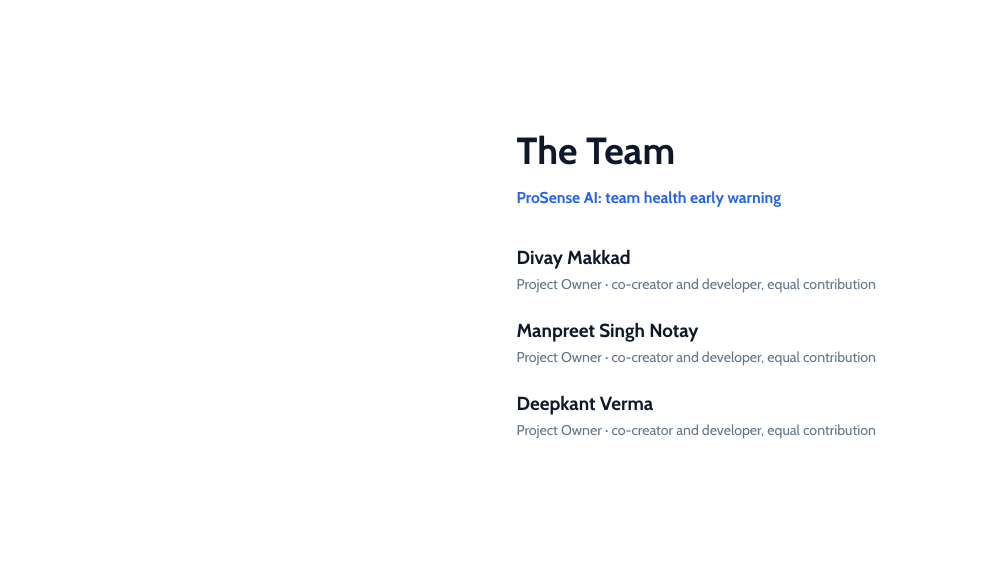
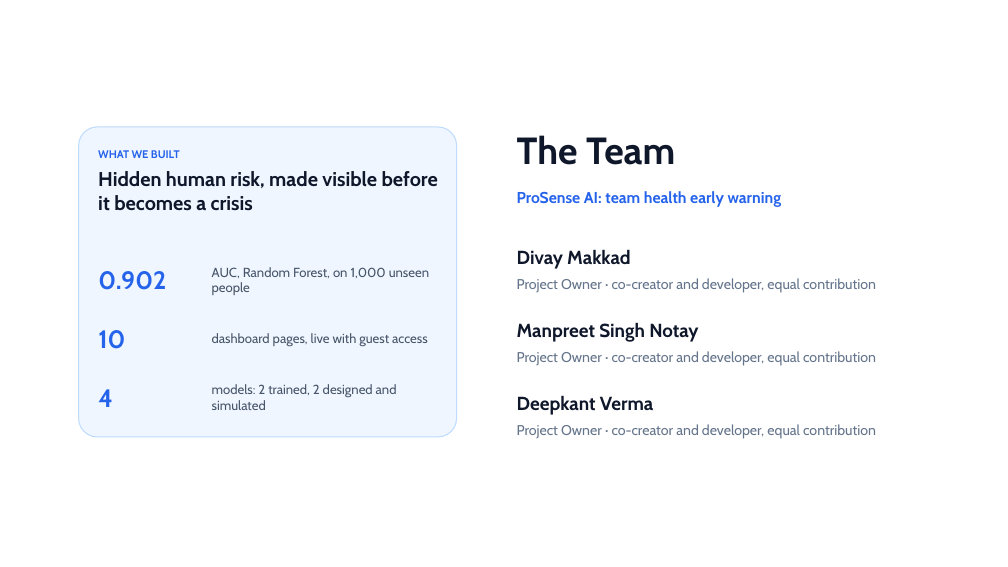
Before and after one commit to deepkantmba-collab/prosense-dashboard, a slide deck: slide 2 of deck/ProSense_AI_Capstone_Deck.pptx. Drawn at 1008x567 pixels with LibreOffice and Linux fonts; fonts in the diff are those of the drawing. Boxes give left, top, right and bottom in pixels: in the first picture for what was removed or moved away, otherwise in the second. Text is boxed around its words. In the diff, an @@ line names an element or a change of style, - is before the commit and + after.

```diff
--- a/deck/ProSense_AI_Capstone_Deck.pptx
+++ b/deck/ProSense_AI_Capstone_Deck.pptx
@@ rounded rectangle added at (79,127,457,437), fill #EFF6FF, outline #BFDBFE 1 pt @@
@@ text added at (98,150,438,211), 19 pt, text #0F172A, bold @@
+WHAT WE BUILT
+Hidden human risk, made visible before it becomes a crisis
@@ text added at (212,267,429,295), 12.5 pt, text #475569 @@
+AUC, Random Forest, on 1,000 unseen people
@@ text added at (98,271,166,290), 24 pt, text #2563EB, bold @@
+0.902
@@ text added at (98,330,125,349), 24 pt, text #2563EB, bold @@
+10
@@ text added at (212,333,428,347), 12.5 pt, text #475569 @@
+dashboard pages, live with guest access
@@ text added at (98,389,113,407), 24 pt, text #2563EB, bold @@
+4
@@ text added at (212,384,397,410), 12.5 pt, text #475569 @@
+models: 2 trained, 2 designed and simulated
```
Also in this commit, not shown: 11 other slides changed, 4 slides added.
